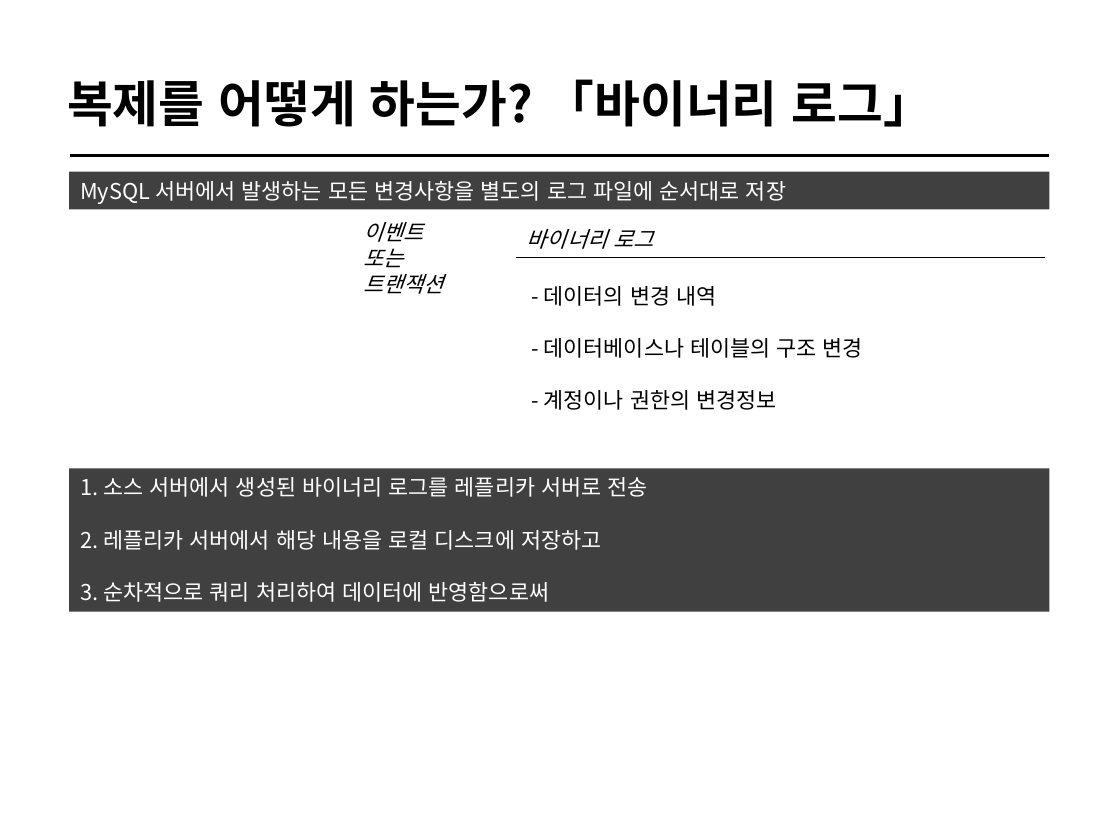
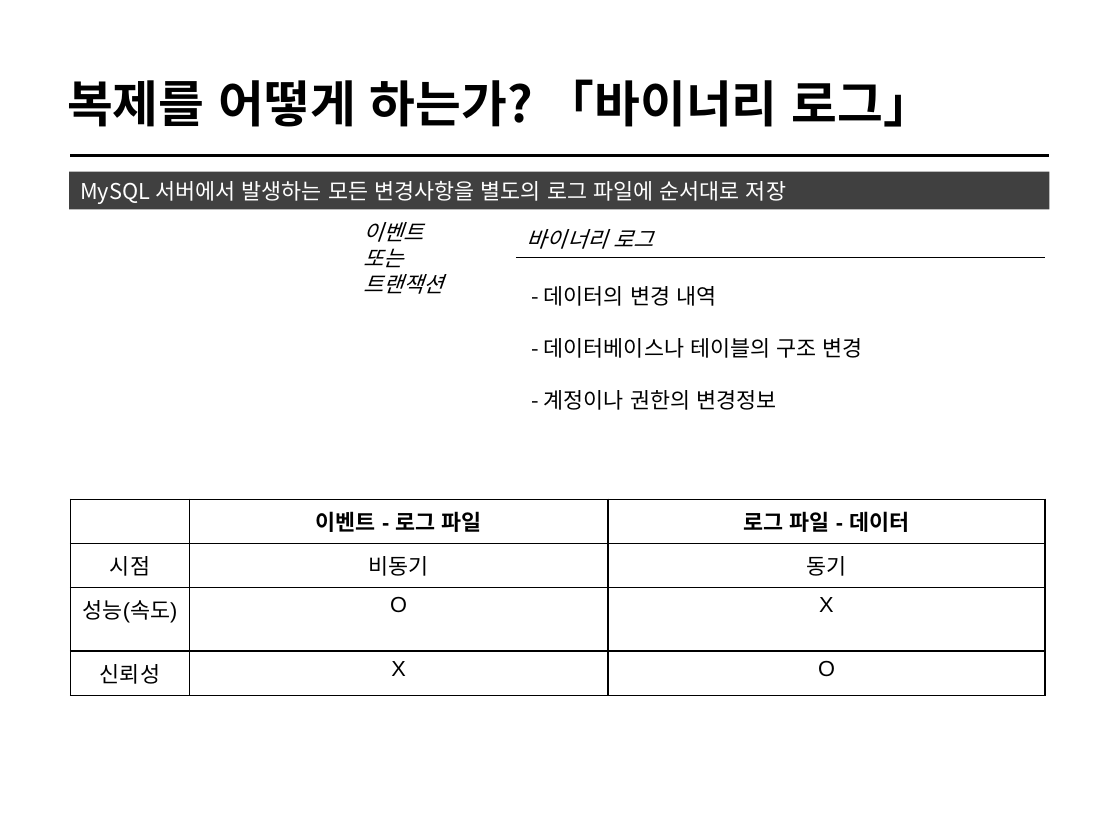
Before and after one commit to cs-study-org/cs-study, a slide deck: slide 14 of 23/yongki/Availability&Replication.pptx (slide 7 before the commit). Drawn at 1120x840 pixels with LibreOffice and Linux fonts; fonts in the diff are those of the drawing. Boxes give left, top, right and bottom in pixels: in the first picture for what was removed or moved away, otherwise in the second. Text is boxed around its words. In the diff, an @@ line names an element or a change of style, - is before the commit and + after.

```diff
--- a/23/yongki/Availability&Replication.pptx
+++ b/23/yongki/Availability&Replication.pptx
@@ rectangle removed at (x1=69, y1=468, x2=1049, y2=612) @@
-1. 소스 서버에서 생성된 바이너리 로그를 레플리카 서버로 전송
-2. 레플리카 서버에서 해당 내용을 로컬 디스크에 저장하고
-3. 순차적으로 쿼리 처리하여 데이터에 반영함으로써
@@ table added at (x1=71, y1=500, x2=1045, y2=688), 4 rows, 3 columns @@
+ | 이벤트 - 로그 파일 | 로그 파일 - 데이터
+시점 | 비동기 | 동기
+성능(속도) | O | X
+신뢰성 | X | O
```
Also in this commit, not shown: 5 other slides changed, 9 slides added, 1 other file.
